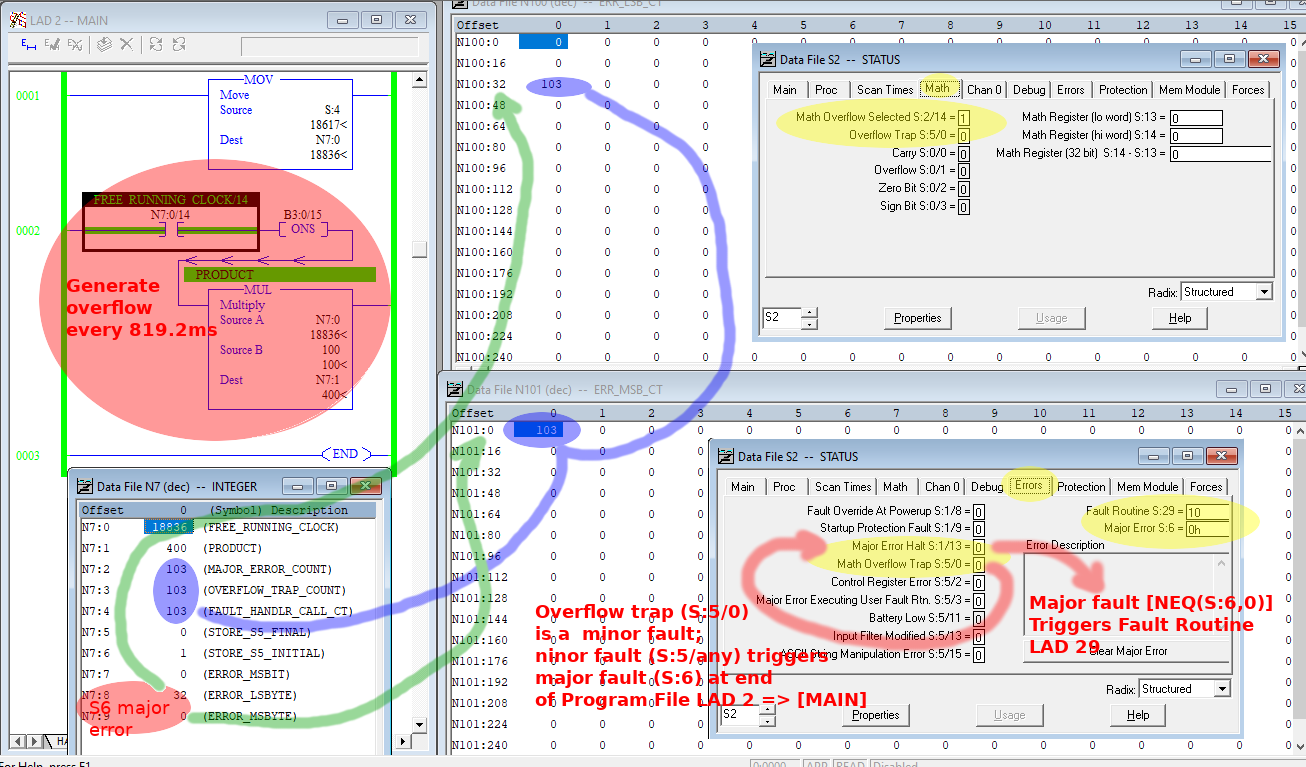
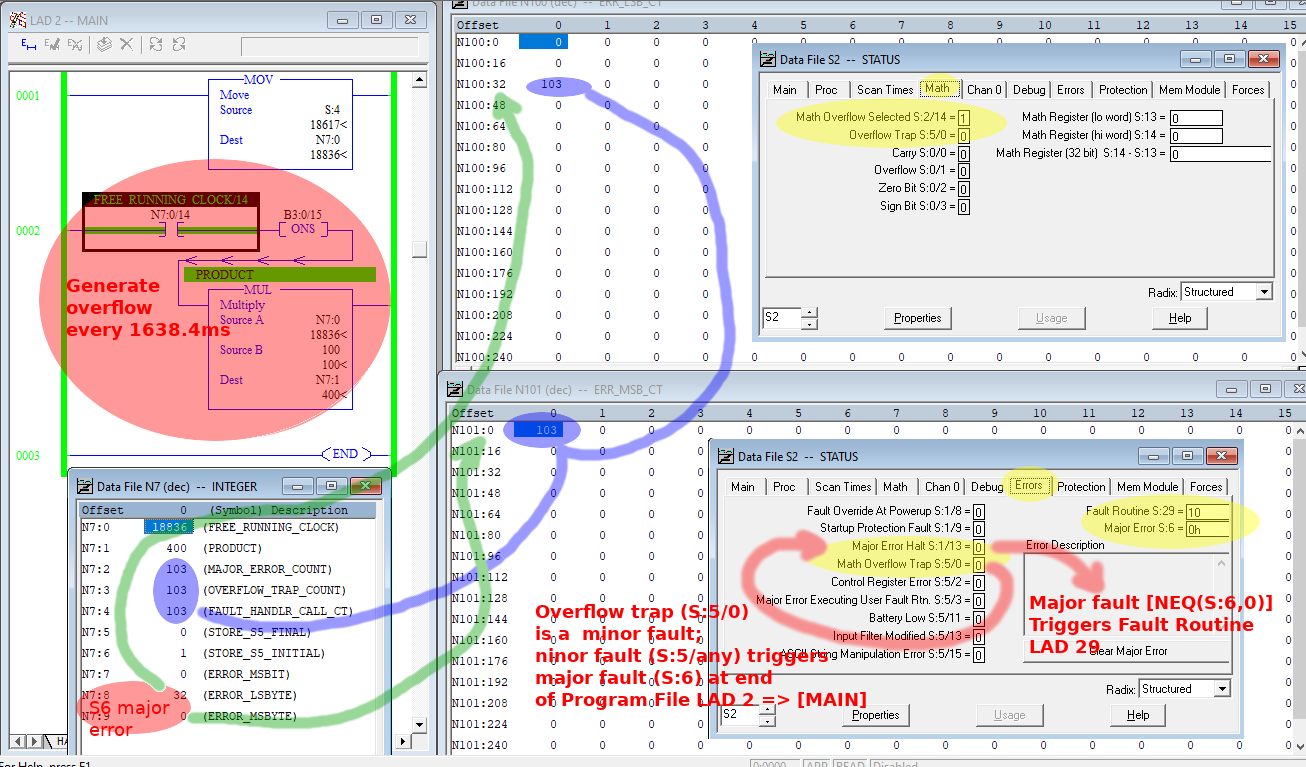
Layer changes from the first 1306×767 image to the second:
painted on "Generate ..." over left=130, top=323, right=230, bottom=336
